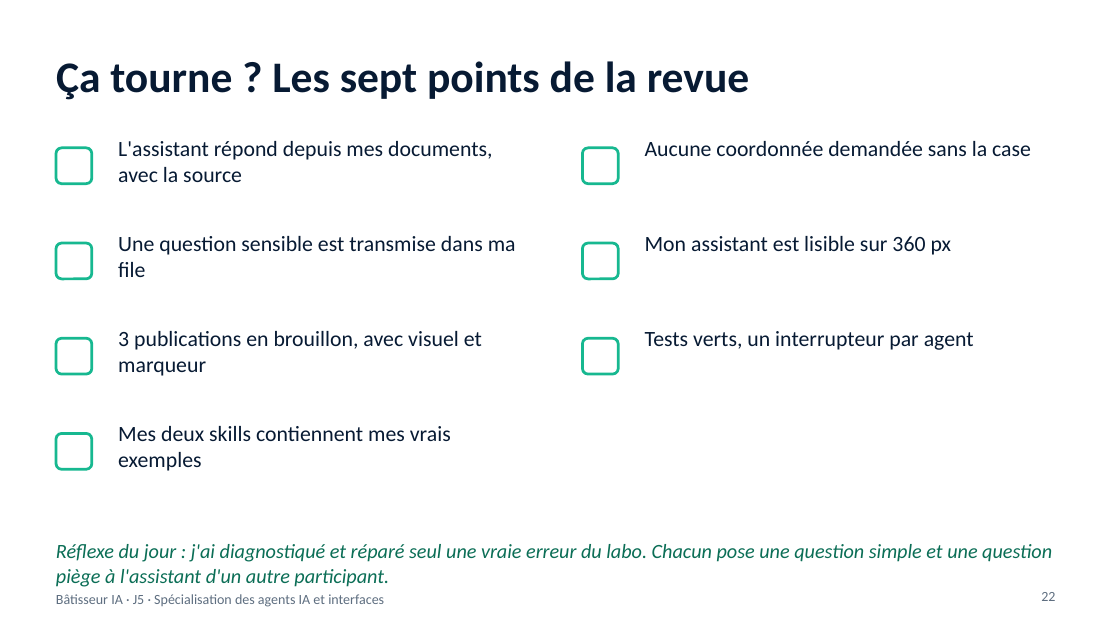
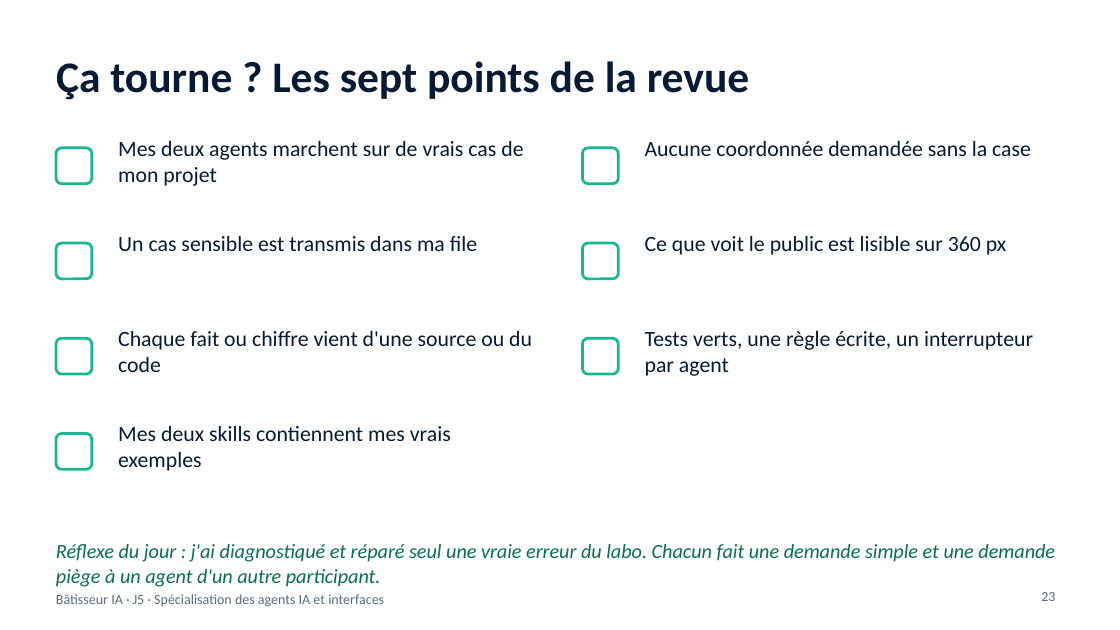
Before and after one commit to benyG/cisspbootcamp, a slide deck: slide 23 of content/library/files/Batisseur-IA-J5.pptx (slide 22 before the commit). Drawn at 1120x630 pixels with LibreOffice and Linux fonts; fonts in the diff are those of the drawing. Boxes give left, top, right and bottom in pixels: in the first picture for what was removed or moved away, otherwise in the second. Text is boxed around its words. In the diff, an @@ line names an element or a change of style, - is before the commit and + after.

```diff
--- a/content/library/files/Batisseur-IA-J5.pptx
+++ b/content/library/files/Batisseur-IA-J5.pptx
@@ text at [118, 141, 523, 186]: text changed @@
-L'assistant répond depuis mes documents, avec la source
+Mes deux agents marchent sur de vrais cas de mon projet
@@ text at [118, 236, 477, 251]: text changed @@
-Une question sensible est transmise dans ma file
+Un cas sensible est transmis dans ma file
@@ text at [645, 236, 1006, 255]: text changed @@
-Mon assistant est lisible sur 360 px
+Ce que voit le public est lisible sur 360 px
@@ text at [118, 331, 532, 372]: text changed @@
-3 publications en brouillon, avec visuel et marqueur
+Chaque fait ou chiffre vient d'une source ou du code
@@ text at [645, 331, 1033, 376]: text changed @@
-Tests verts, un interrupteur par agent
+Tests verts, une règle écrite, un interrupteur par agent
@@ text at [56, 544, 1055, 587]: text changed @@
-Réflexe du jour : j'ai diagnostiqué et réparé seul une vraie erreur du labo. Chacun pose une question simple et une question piège à l'assistant d'un autre participant.
+Réflexe du jour : j'ai diagnostiqué et réparé seul une vraie erreur du labo. Chacun fait une demande simple et une demande piège à un agent d'un autre participant.
```
Also in this commit, not shown: 11 other slides changed, 1 slide added, 6 other files.
